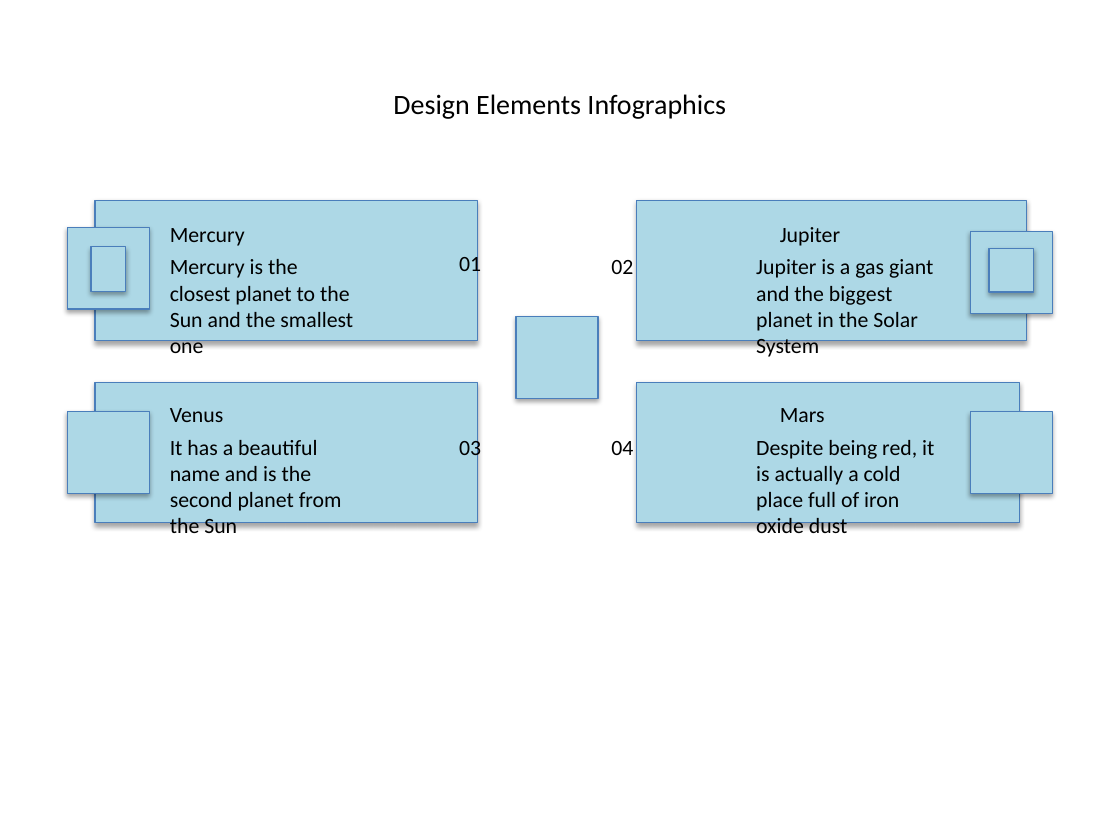
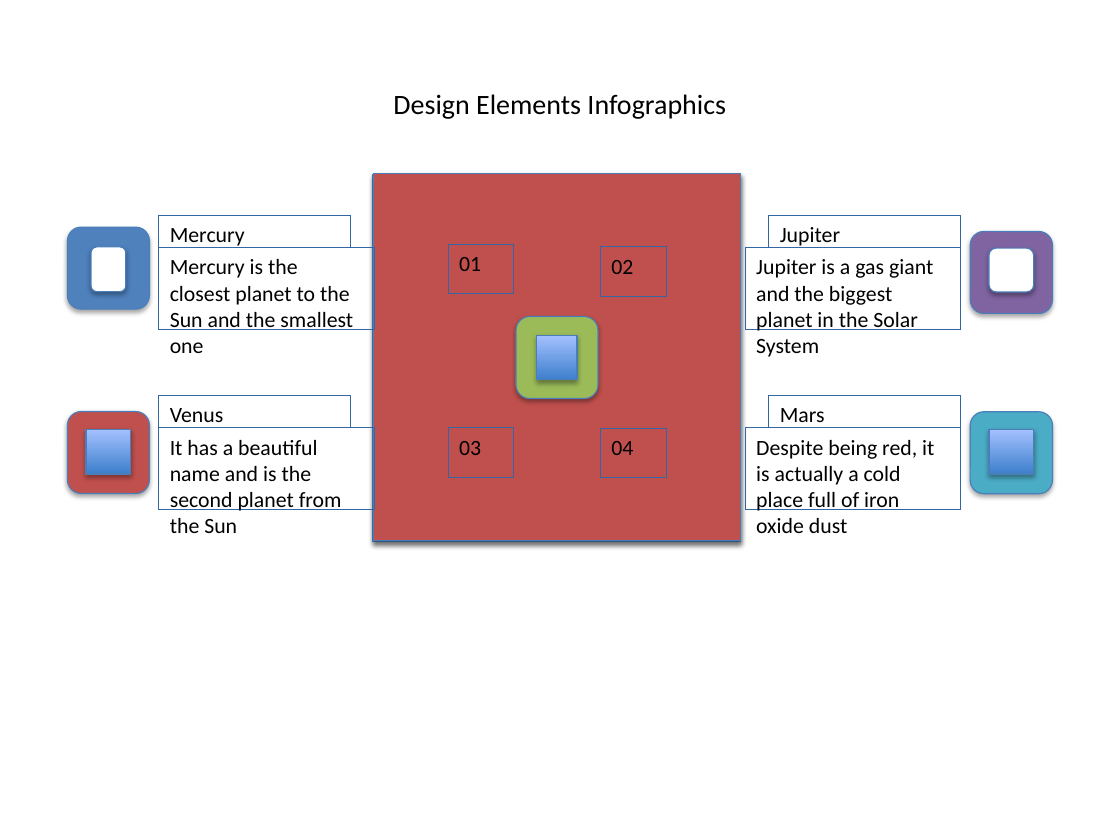
Before and after one commit to realbits-lab/naly, a slide deck: slide 3 of examples/generated_presentation.pptx. Drawn at 1120x840 pixels with LibreOffice and Linux fonts; fonts in the diff are those of the drawing. Boxes give left, top, right and bottom in pixels: in the first picture for what was removed or moved away, otherwise in the second. Text is boxed around its words. In the diff, an @@ line names an element or a change of style, - is before the commit and + after.

```diff
--- a/examples/generated_presentation.pptx
+++ b/examples/generated_presentation.pptx
@@ rectangle added at [373, 175, 740, 542], fill #8064A2 @@
@@ rectangle added at [373, 174, 740, 541], fill #C0504D @@
@@ rectangle removed at [95, 200, 477, 340] @@
@@ rectangle removed at [637, 200, 1027, 340] @@
@@ rectangle removed at [67, 227, 149, 309] @@
@@ rounded rectangle added at [67, 227, 149, 309], fill #4F81BD @@
@@ rectangle removed at [970, 232, 1052, 314] @@
@@ rounded rectangle added at [970, 232, 1052, 314], fill #8064A2 @@
@@ rectangle removed at [91, 246, 125, 291] @@
@@ rounded rectangle added at [91, 246, 125, 291], fill #FFFFFF @@
@@ rectangle removed at [989, 249, 1034, 292] @@
@@ rounded rectangle added at [989, 249, 1034, 292], fill #FFFFFF @@
@@ rounded rectangle added at [516, 317, 598, 399], fill #9BBB59 @@
@@ fill #ADD8E6 to gradient #3F80CE to #A4C4FF in 3 elements at [86, 429, 131, 474], [989, 429, 1034, 474], [536, 335, 577, 380] @@
@@ rectangle: place and size @@
-rectangle at [516, 317, 598, 399]
+rectangle at [536, 335, 577, 380]
@@ rectangle removed at [95, 383, 477, 523] @@
@@ rectangle removed at [637, 383, 1019, 523] @@
@@ rounded rectangle added at [67, 411, 149, 493], fill #C0504D @@
@@ rounded rectangle added at [970, 412, 1052, 494], fill #4BACC6 @@
@@ rectangle: place and size @@
-rectangle at [67, 411, 149, 493]
+rectangle at [86, 429, 131, 474]
@@ rectangle: place and size @@
-rectangle at [970, 412, 1052, 494]
+rectangle at [989, 429, 1034, 474]
```
Also in this commit, not shown: 31 other slides changed, 3 other files.
